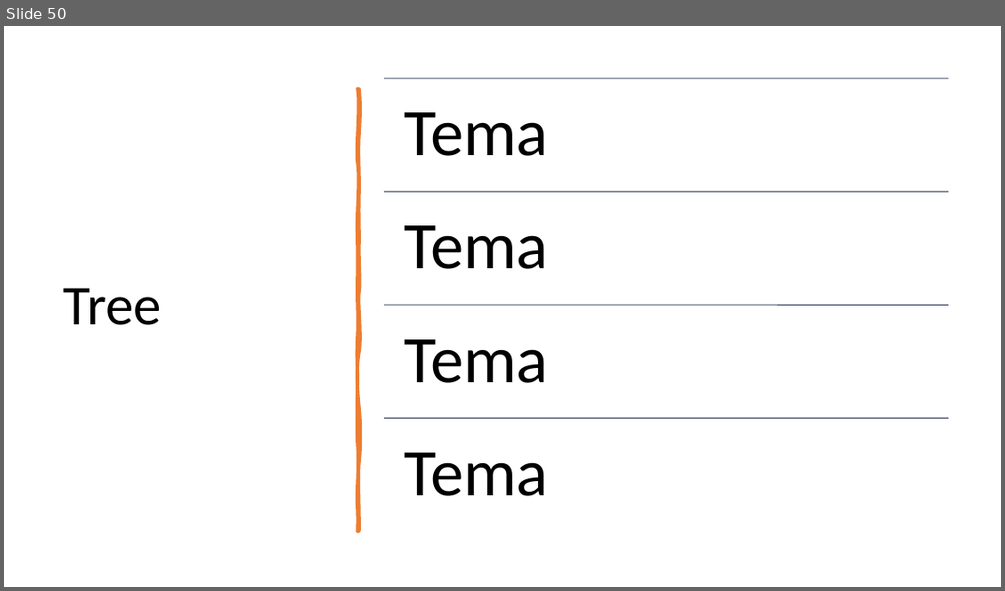
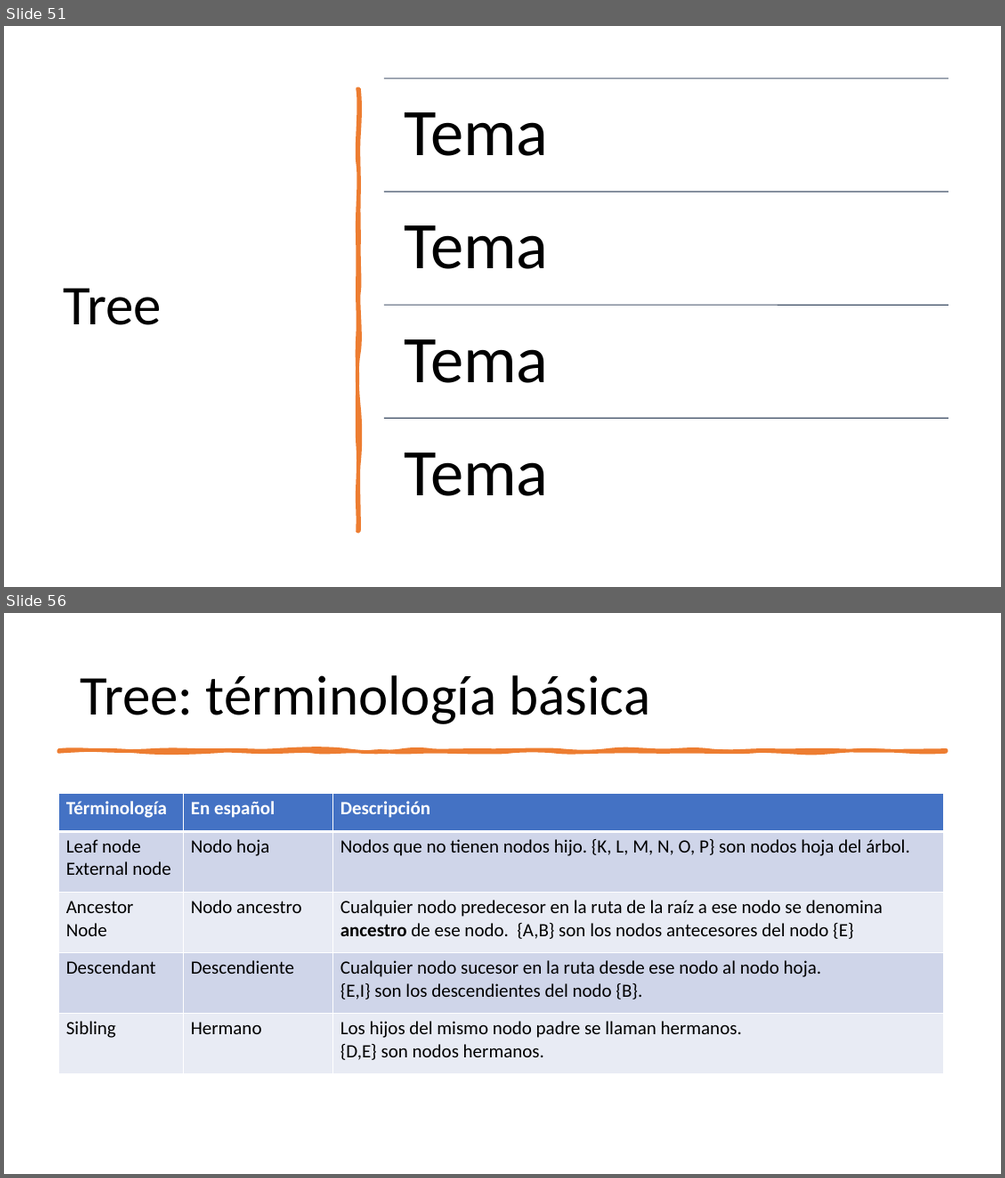
Before and after one commit to ppa-docencia-u/usm-est-datos, a slide deck: presentacion/Estructuras de datos-1.pptx. Shown one above the other, each under a label of ours: slide 50 before the commit, slides 51 and 56 after it; the slides between them are not shown. The pictures are 1005x591 and 1005x1178 pixels, drawn with LibreOffice and Linux fonts; fonts in the diff are those of the drawing. Boxes give left, top, right and bottom in pixels: in the first picture for what was removed or moved away, otherwise in the second. Text is boxed around its words. In the diff, an @@ line names an element or a change of style, - is before the commit and + after.

```diff
--- a/presentacion/Estructuras de datos-1.pptx
+++ b/presentacion/Estructuras de datos-1.pptx
@@ slide 56 added at box(4, 613, 1001, 1174), background #FFFFFF @@
@@ title added at box(80, 675, 651, 724), 54 pt, text #000000 @@
+Tree: términología básica
@@ freeform shape added at box(58, 750, 947, 751), fill #ED7D31, outline #ED7D31 3.25 pt @@
@@ table added at box(58, 793, 943, 1074), 5 rows, 3 columns @@
+Términología | En español | Descripción
+Leaf node / External node | Nodo hoja | Nodos que no tienen nodos hijo. {K, L, M, N, O, P} son nodos hoja del árbol.
+Ancestor Node | Nodo ancestro | Cualquier nodo predecesor en la ruta de la raíz a ese nodo se denomina ancestro de ese nodo. {A,B} son los nodos antecesores del nodo {E}
+Descendant | Descendiente | Cualquier nodo sucesor en la ruta desde ese nodo al nodo hoja. / {E,I} son los descendientes del nodo {B}.
+Sibling | Hermano | Los hijos del mismo nodo padre se llaman hermanos. / {D,E} son nodos hermanos.
@@ what was slide 50 is now slide 51 @@
```
Also in this commit, not shown: 1 slide changed, 27 other slides added, 4 other files.
